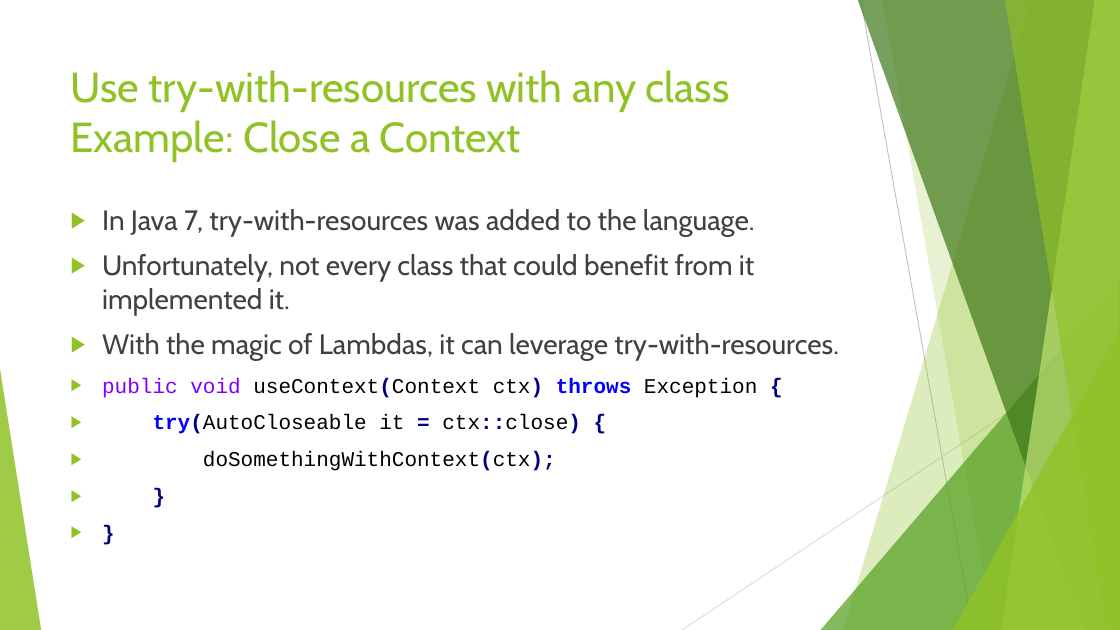
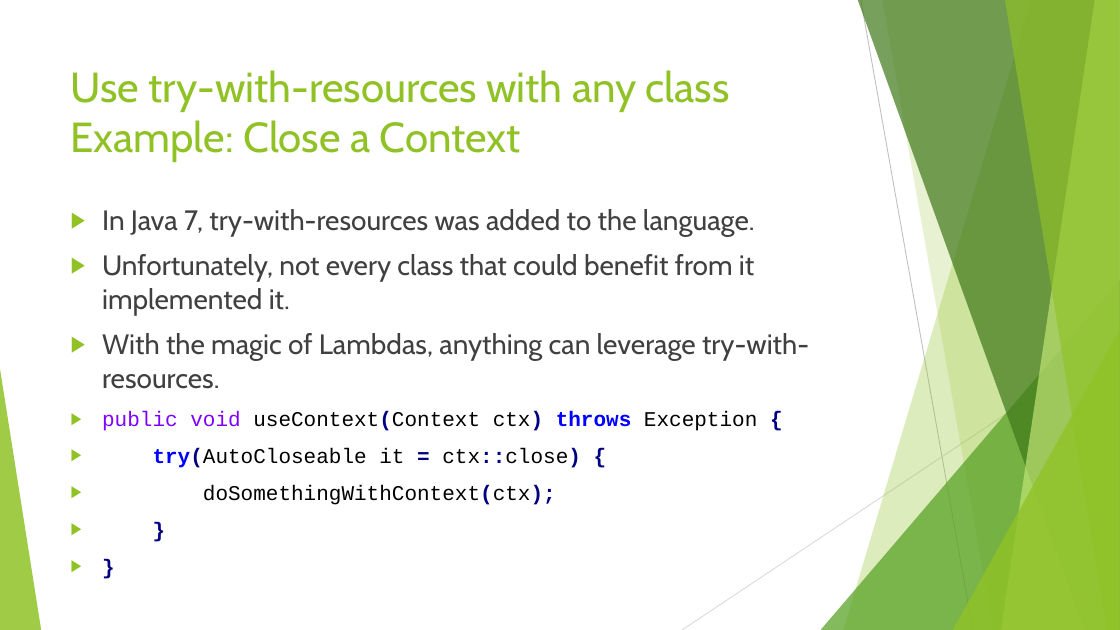
Before and after one commit to RichardRoda/2017-CodePaLOUsa-Lambda, a slide deck: slide 41 of Learning to Love the Lambda in the Stream.pptx (slide 40 before the commit). Drawn at 1120x630 pixels with LibreOffice and Linux fonts; fonts in the diff are those of the drawing. Boxes give left, top, right and bottom in pixels: in the first picture for what was removed or moved away, otherwise in the second. Text is boxed around its words. In the diff, an @@ line names an element or a change of style, - is before the commit and + after.

```diff
--- a/Learning to Love the Lambda in the Stream.pptx
+++ b/Learning to Love the Lambda in the Stream.pptx
@@ text at (x1=102, y1=333, x2=809, y2=389): text changed @@
-▶ With the magic of Lambdas, it can leverage try-with-resources.
+▶ With the magic of Lambdas, anything can leverage try-with-resources.
```
Also in this commit, not shown: 14 other slides changed, 4 slides added, 2 other files.
